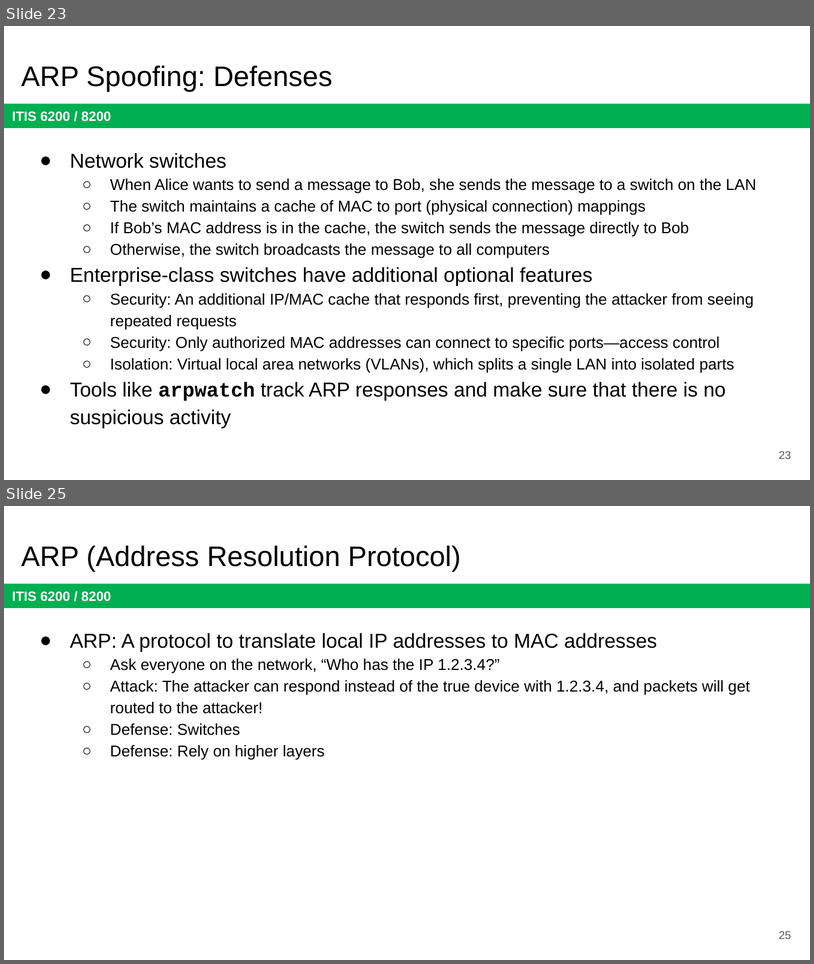
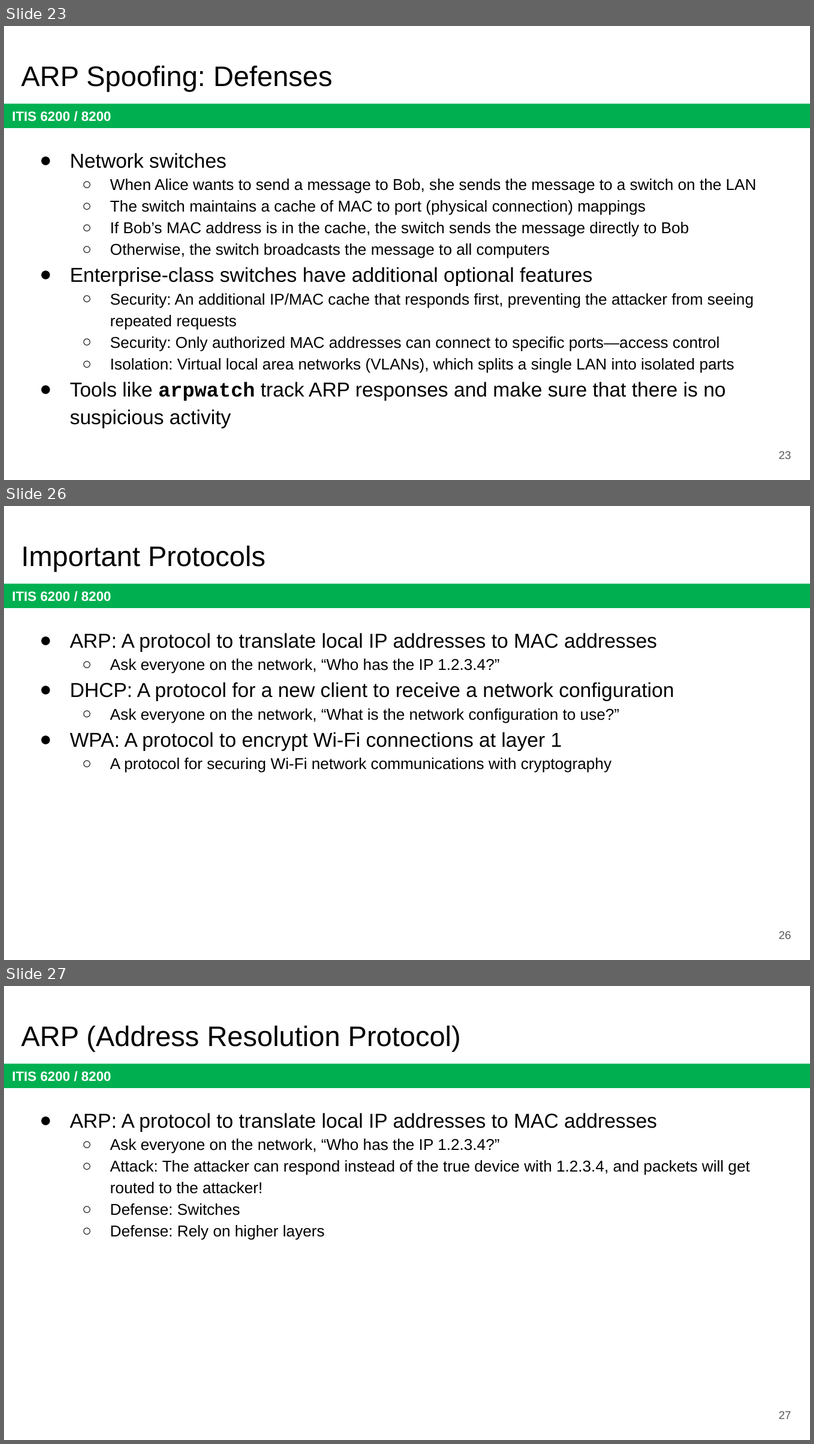
Before and after one commit to jx5c/github.io, a slide deck: teaching/ITIS6200/2023fa/lectures/lec15.ARP.pptx. Shown one above the other, each under a label of ours: slides 23 and 25 before the commit, slides 23, 26 and 27 after it; the slides between them are not shown. The pictures are 814x964 and 814x1444 pixels, drawn with LibreOffice and Linux fonts; fonts in the diff are those of the drawing. Boxes give left, top, right and bottom in pixels: in the first picture for what was removed or moved away, otherwise in the second. Text is boxed around its words. In the diff, an @@ line names an element or a change of style, - is before the commit and + after.

```diff
--- a/teaching/ITIS6200/2023fa/lectures/lec15.ARP.pptx
+++ b/teaching/ITIS6200/2023fa/lectures/lec15.ARP.pptx
@@ slide 26 added at (x1=4, y1=506, x2=810, y2=960), background #FFFFFF; not listed: 1 template element that a slide beside it also shows @@
@@ title added at (x1=21, y1=546, x2=266, y2=571), 25.2 pt, text #000000 @@
+Important Protocols
@@ text added at (x1=70, y1=633, x2=674, y2=772), 14 pt, text #000000 @@
+● ARP: A protocol to translate local IP addresses to MAC addresses
+  ○ Ask everyone on the network, “Who has the IP 1.2.3.4?”
+● DHCP: A protocol for a new client to receive a network configuration
+  ○ Ask everyone on the network, “What is the network configuration to use?”
+● WPA: A protocol to encrypt Wi-Fi connections at layer 1
+  ○ A protocol for securing Wi-Fi network communications with cryptography
@@ page number added at (x1=779, y1=931, x2=792, y2=939), 10 pt, text #595959 @@
+26
@@ what was slide 25 is now slide 27 @@
@@ page number at (x1=779, y1=1411, x2=792, y2=1419): text changed @@
-25
+27
```
Also in this commit, not shown: 2 slides changed, 1 other slide added, 1 slide removed.
